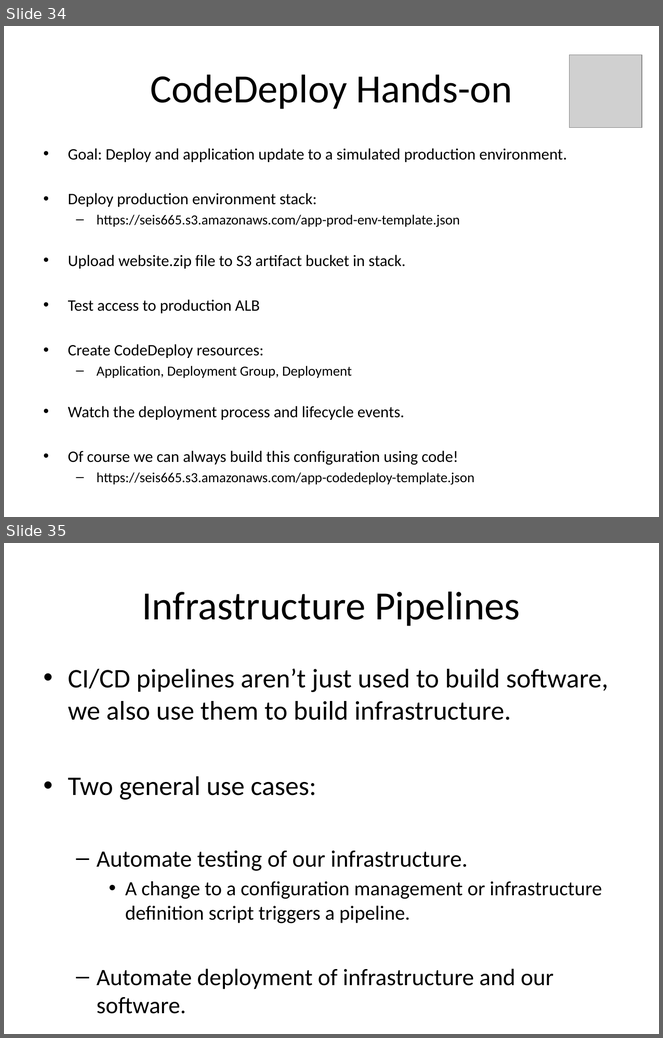
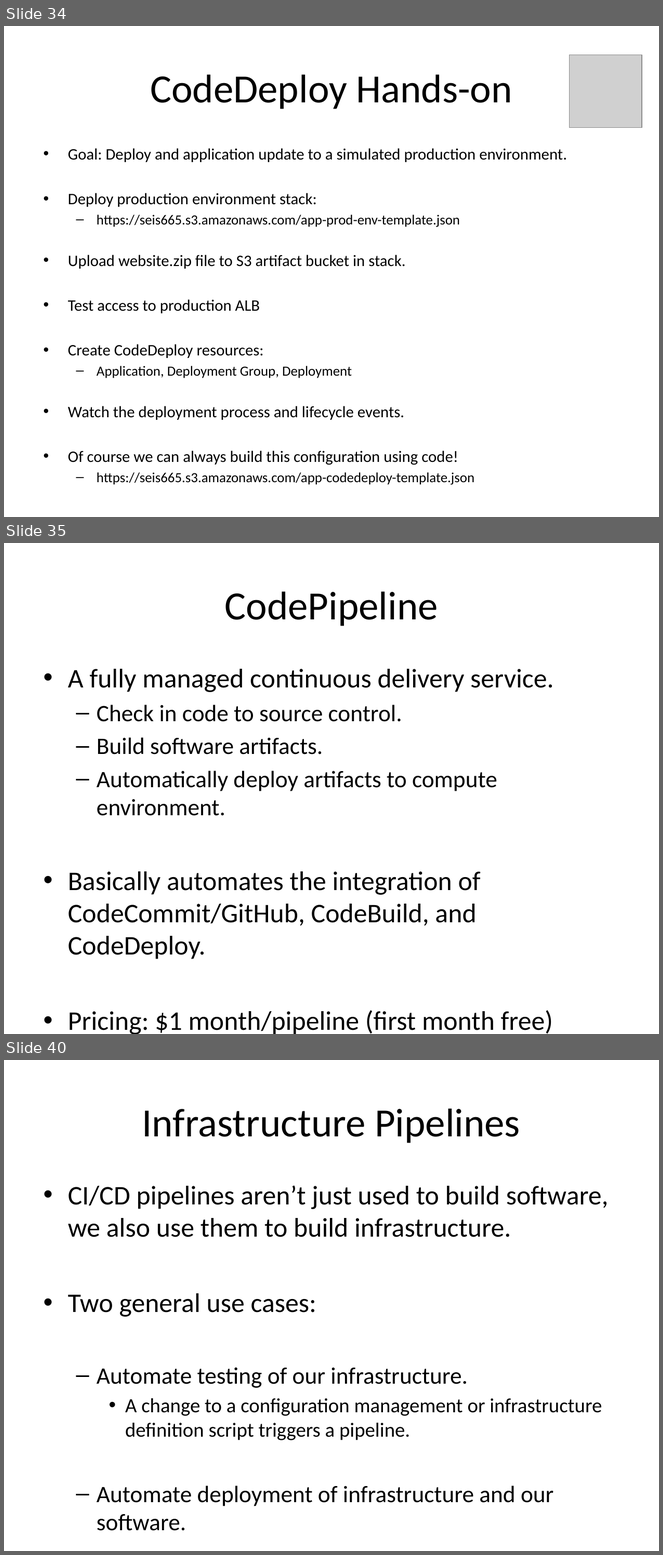
Before and after one commit to jasondbaker/infrastructure-class, a slide deck: lectures/infrastructure-week-10.pptx. Shown one above the other, each under a label of ours: slides 34 and 35 before the commit, slides 34, 35 and 40 after it; the slides between them are not shown. The pictures are 663x1038 and 663x1555 pixels, drawn with LibreOffice and Linux fonts; fonts in the diff are those of the drawing; grey boxes stand for pictures. Boxes give left, top, right and bottom in pixels: in the first picture for what was removed or moved away, otherwise in the second. Text is boxed around its words. In the diff, an @@ line names an element or a change of style, - is before the commit and + after.

```diff
--- a/lectures/infrastructure-week-10.pptx
+++ b/lectures/infrastructure-week-10.pptx
@@ slide 35 added at <box>4,543,659,1034</box>, background #FFFFFF @@
@@ title added at <box>224,591,438,626</box>, 44 pt, text #000000 @@
+CodePipeline
@@ text added at <box>68,669,554,1034</box>, 29.6 pt, text #000000 @@
+• A fully managed continuous delivery service.
+  – Check in code to source control.
+  – Build software artifacts.
+  – Automatically deploy artifacts to compute environment.
+• Basically automates the integration of CodeCommit/GitHub, CodeBuild, and CodeDeploy.
+• Pricing: $1 month/pipeline (first month free)
@@ what was slide 35 is now slide 40 @@
```
Also in this commit, not shown: 1 slide changed, 4 other slides added, 3 other files.
